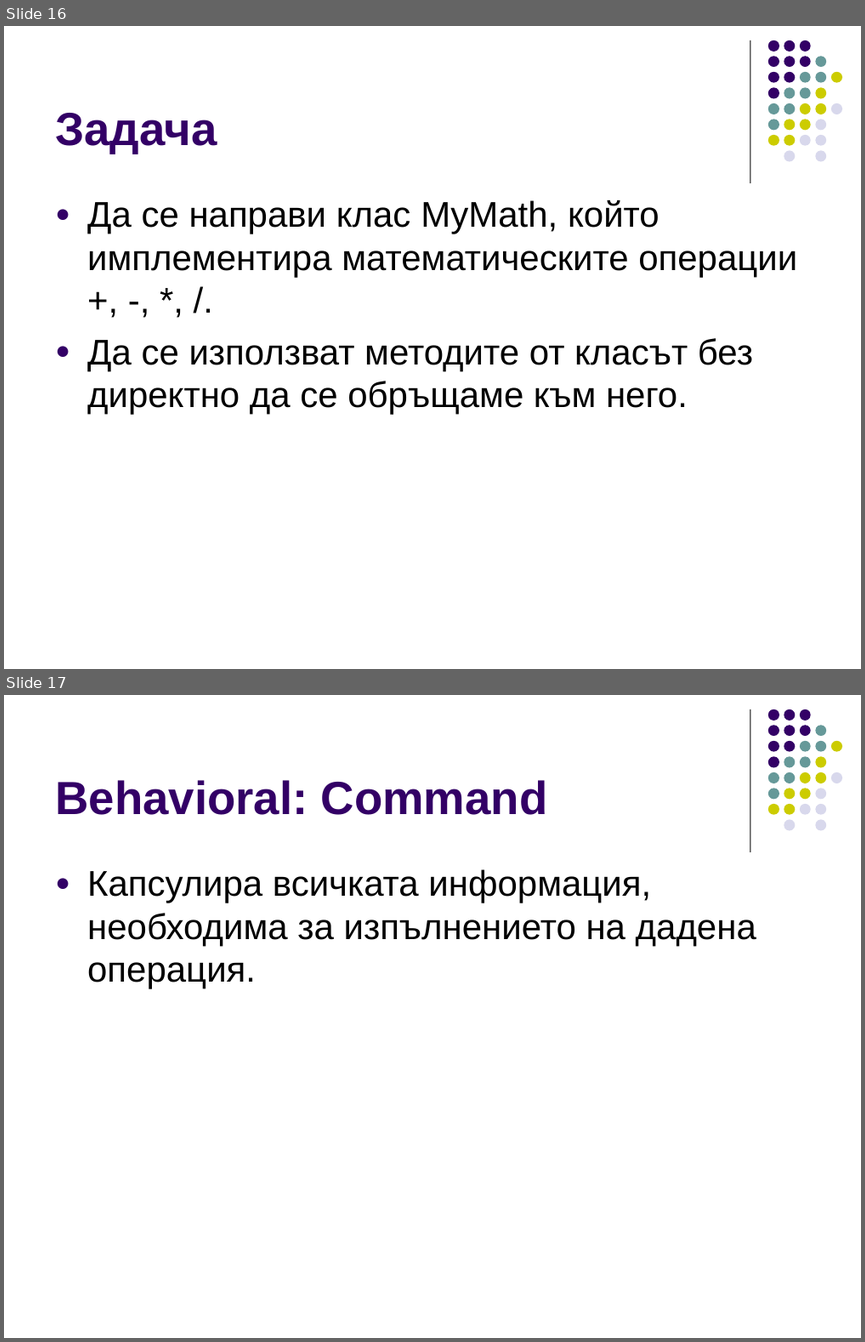
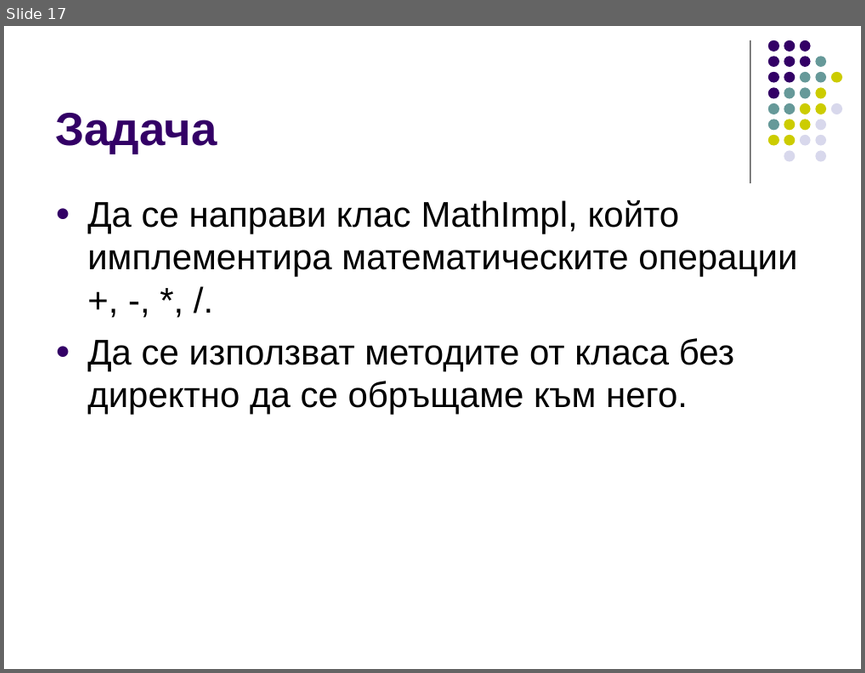
Before and after one commit to ivorusev/startup-factory-java-course, a slide deck: slides/7-Design-Patterns.ppt. Shown one above the other, each under a label of ours: slides 16 and 17 before the commit, slide 17 after it. The pictures are 865x1342 and 865x673 pixels, drawn with LibreOffice and Linux fonts; fonts in the diff are those of the drawing. Boxes give left, top, right and bottom in pixels: in the first picture for what was removed or moved away, otherwise in the second. Text is boxed around its words. In the diff, an @@ line names an element or a change of style, - is before the commit and + after.

```diff
--- a/slides/7-Design-Patterns.ppt
+++ b/slides/7-Design-Patterns.ppt
@@ slide 17 removed at <box>4,695,861,1338</box>, background #FFFFFF; not listed: 32 template elements that a slide beside it also shows @@
@@ title removed at <box>55,780,548,815</box> @@
-Behavioral: Command
@@ text removed at <box>87,869,756,988</box> @@
-● Капсулира всичката информация, необходима за изпълнението на дадена операция.
@@ what was slide 16 is now slide 17 @@
@@ slide 17 changed as well @@
@@ text at <box>87,200,797,414</box>: text changed @@
-● Да се направи клас MyMath, който имплементира математическите операции +, -, *, /.
-● Да се използват методите от класът без директно да се обръщаме към него.
+● Да се направи клас MathImpl, който имплементира математическите операции +, -, *, /.
+● Да се използват методите от класа без директно да се обръщаме към него.
```
Also in this commit, not shown: 3 other slides changed, 5 slides added, 1 other slide removed, 1 other file.
